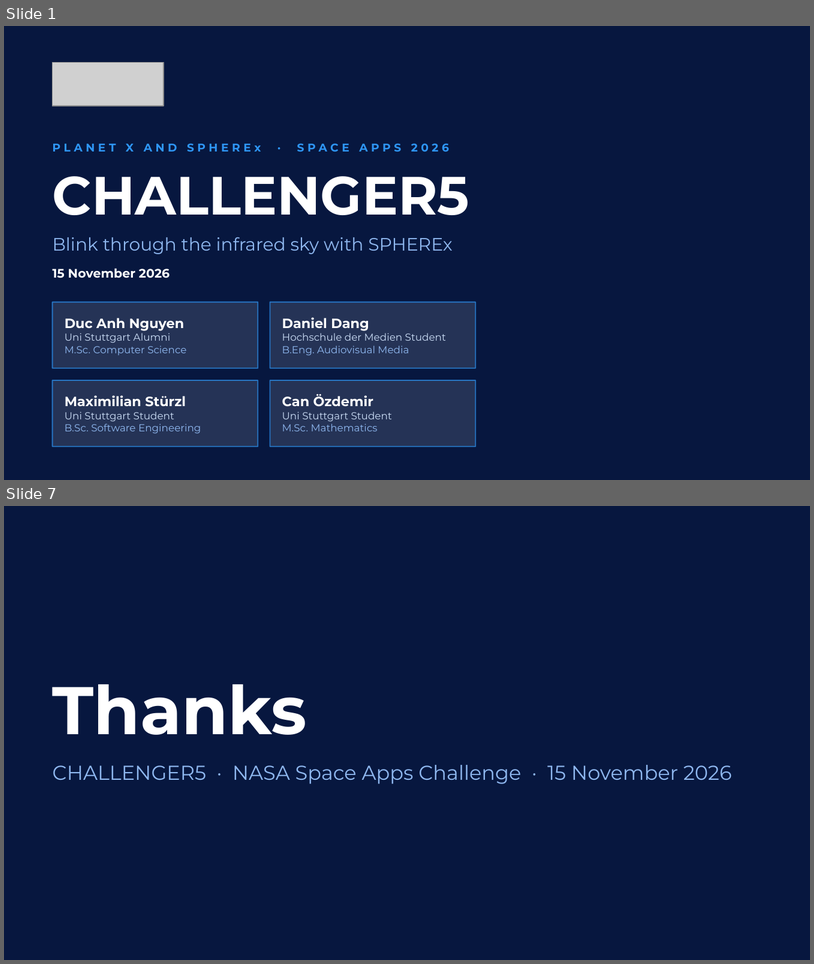
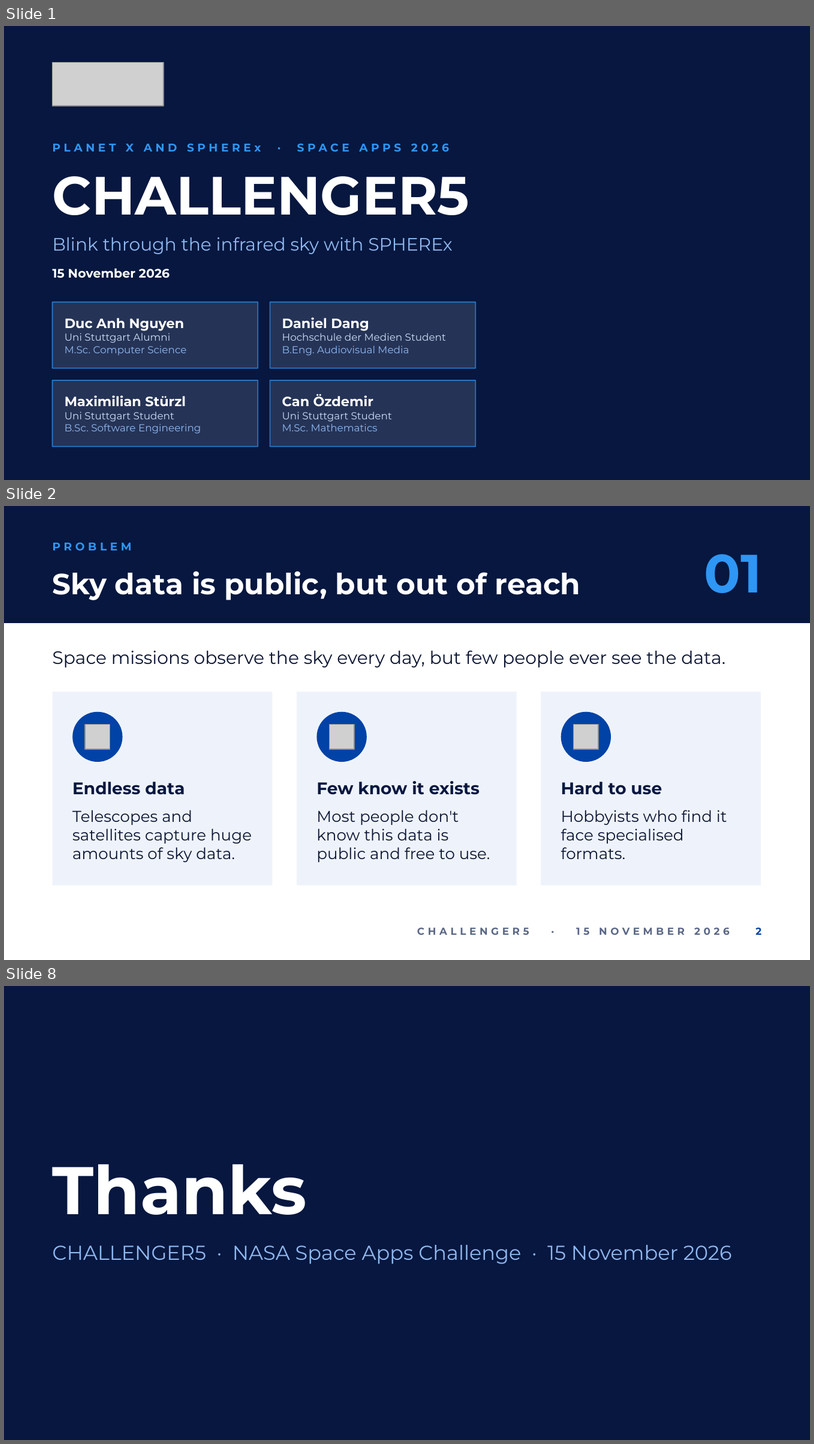
Before and after one commit to ngydc/sac-challenger5, a slide deck: docs/submission/CHALLENGER5_pitch.pptx. Shown one above the other, each under a label of ours: slides 1 and 7 before the commit, slides 1, 2 and 8 after it; the slides between them are not shown. The pictures are 814x964 and 814x1444 pixels, drawn with LibreOffice and Linux fonts; fonts in the diff are those of the drawing; grey boxes stand for pictures; background and template pictures are left out. Boxes give left, top, right and bottom in pixels: in the first picture for what was removed or moved away, otherwise in the second. Text is boxed around its words. In the diff, an @@ line names an element or a change of style, - is before the commit and + after.

```diff
--- a/docs/submission/CHALLENGER5_pitch.pptx
+++ b/docs/submission/CHALLENGER5_pitch.pptx
@@ slide 2 added at (4, 506, 810, 960), background #FFFFFF @@
@@ rectangle added at (4, 506, 810, 623), fill #07173F @@
@@ text added at (53, 542, 132, 550), 10 pt, text #2E96F5, bold @@
+PROBLEM
@@ text added at (705, 554, 762, 593), 48 pt, text #2E96F5, bold @@
+01
@@ title added at (53, 571, 581, 600), 26 pt, text #FFFFFF, bold @@
+Sky data is public, but out of reach
@@ text added at (53, 650, 726, 667), 16 pt, text #0B1533 @@
+Space missions observe the sky every day, but few people ever see the data.
@@ rectangle added at (53, 691, 273, 885), fill #EEF3FB @@
@@ rectangle added at (297, 691, 517, 885), fill #EEF3FB @@
@@ rectangle added at (541, 691, 761, 885), fill #EEF3FB @@
@@ ellipse added at (72, 712, 123, 762), fill #0042A6 @@
@@ ellipse added at (317, 712, 367, 762), fill #0042A6 @@
@@ ellipse added at (561, 712, 611, 762), fill #0042A6 @@
@@ picture added at (84, 724, 110, 750) @@
@@ picture added at (330, 724, 355, 750) @@
@@ picture added at (574, 724, 599, 750) @@
@@ text added at (72, 781, 185, 795), 15 pt, text #07173F, bold @@
+Endless data
@@ text added at (317, 781, 480, 795), 15 pt, text #07173F, bold @@
+Few know it exists
@@ text added at (561, 781, 662, 795), 15 pt, text #07173F, bold @@
+Hard to use
@@ text added at (72, 810, 252, 862), 14 pt, text #0B1533 @@
+Telescopes and satellites capture huge amounts of sky data.
@@ text added at (317, 810, 491, 862), 14 pt, text #0B1533 @@
+Most people don't know this data is public and free to use.
@@ text added at (561, 810, 728, 859), 14 pt, text #0B1533 @@
+Hobbyists who find it face specialised formats.
@@ text added at (417, 927, 730, 934), 9 pt, text #5A6785, bold @@
+CHALLENGER5 · 15 NOVEMBER 2026
@@ page number added at (756, 927, 762, 934), 9 pt, text #0042A6, bold @@
+2
@@ what was slide 7 is now slide 8 @@
```
Also in this commit, not shown: 6 other slides added, 5 slides removed, 2 other files.
